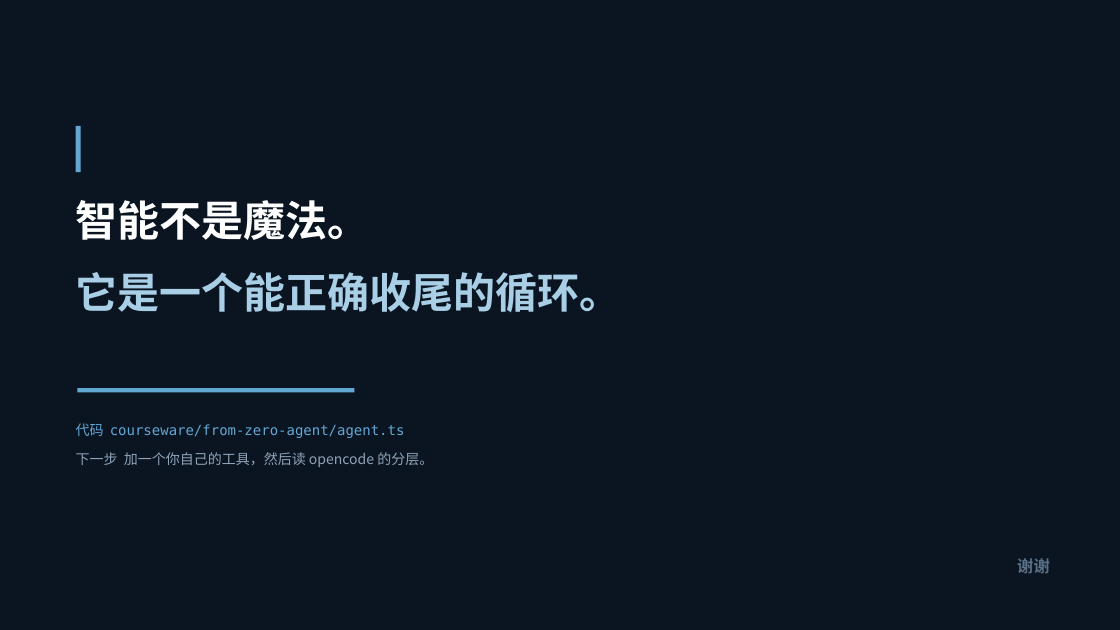
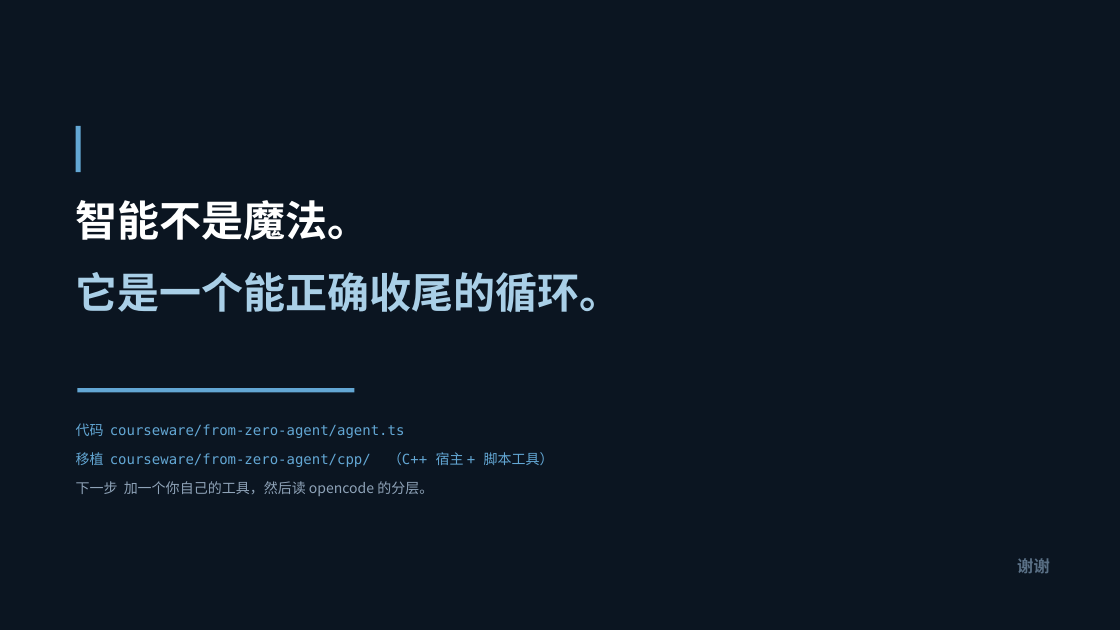
Before and after one commit to reboot87/opencode, a slide deck: slide 28 of courseware/from-zero-agent/from-zero-agent.pptx (slide 26 before the commit). Drawn at 1120x630 pixels with LibreOffice and Linux fonts; fonts in the diff are those of the drawing. Boxes give left, top, right and bottom in pixels: in the first picture for what was removed or moved away, otherwise in the second. Text is boxed around its words. In the diff, an @@ line names an element or a change of style, - is before the commit and + after.

Commit message:
feat(courseware): add C++ agent core with script tools

```diff
--- a/courseware/from-zero-agent/from-zero-agent.pptx
+++ b/courseware/from-zero-agent/from-zero-agent.pptx
@@ text at (x1=76, y1=452, x2=554, y2=467): paragraph added @@
+移植 courseware/from-zero-agent/cpp/ （C++ 宿主 + 脚本工具）
```
Also in this commit, not shown: 8 other slides changed, 2 slides added, 9 other files.
